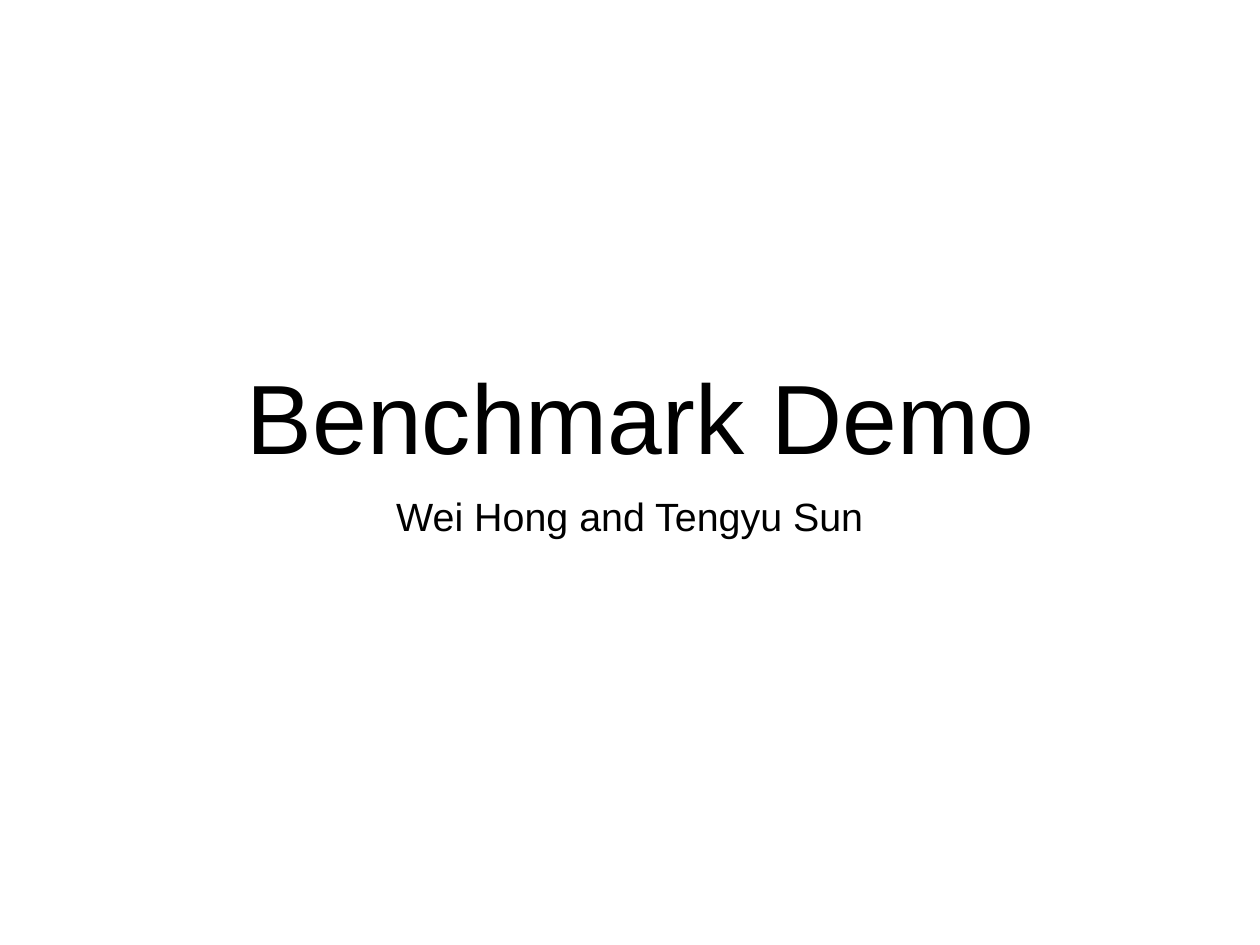
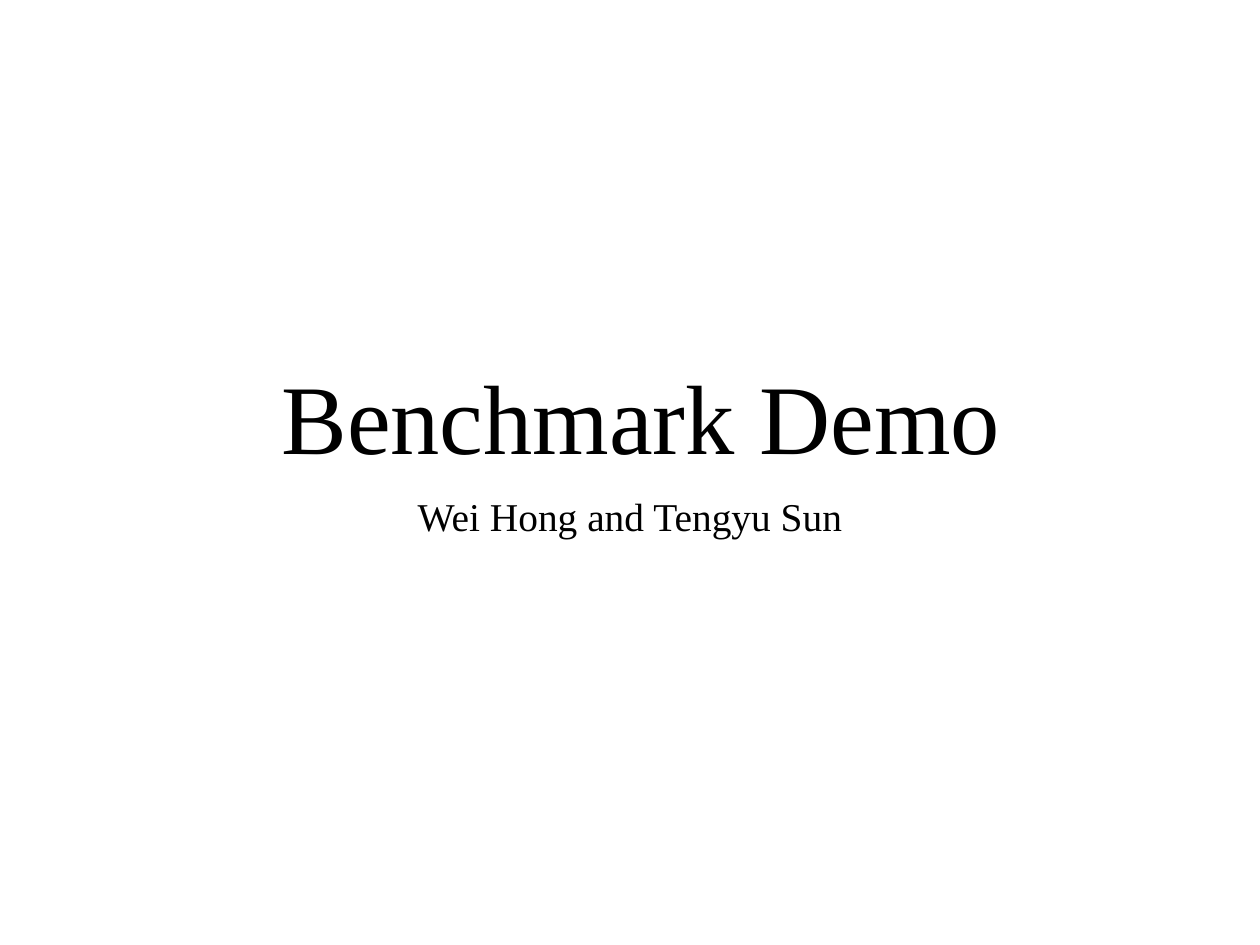
Before and after one commit to Tengyu-Sun/MIPS_simulator, a slide deck: slide 1 of benchmark.pptx. Drawn at 1260x945 pixels with LibreOffice and Linux fonts; fonts in the diff are those of the drawing. Boxes give left, top, right and bottom in pixels: in the first picture for what was removed or moved away, otherwise in the second. Text is boxed around its words. In the diff, an @@ line names an element or a change of style, - is before the commit and + after.

```diff
--- a/benchmark.pptx
+++ b/benchmark.pptx
@@ title "Benchmark Demo" at (281,385,999,455): font Arial to Times New Roman @@
@@ subtitle "Wei Hong and Tengyu Sun" at (418,503,842,539): font Arial to Times New Roman @@
```
Also in this commit, not shown: 3 other slides changed, 3 other files.
